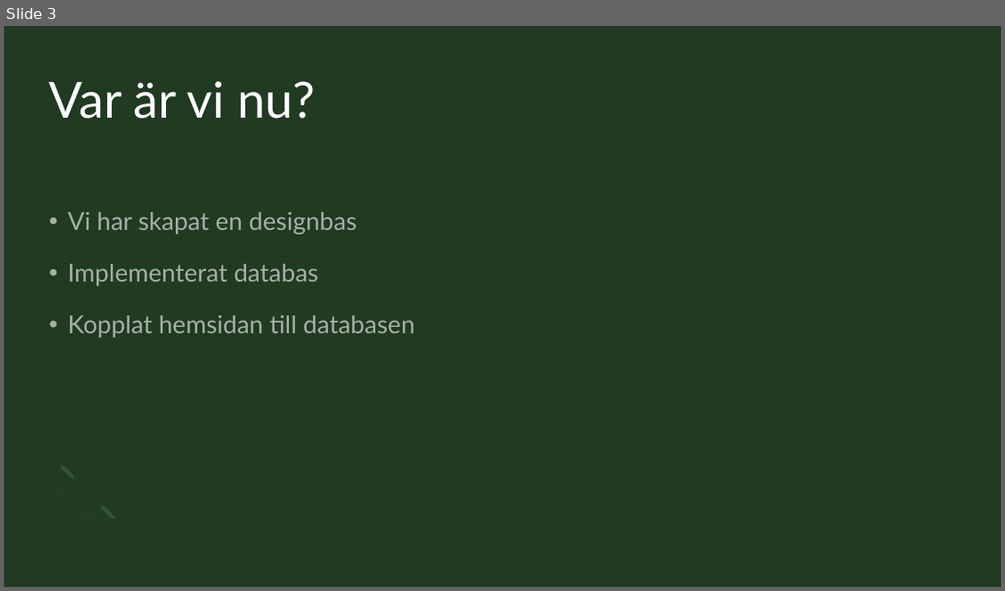
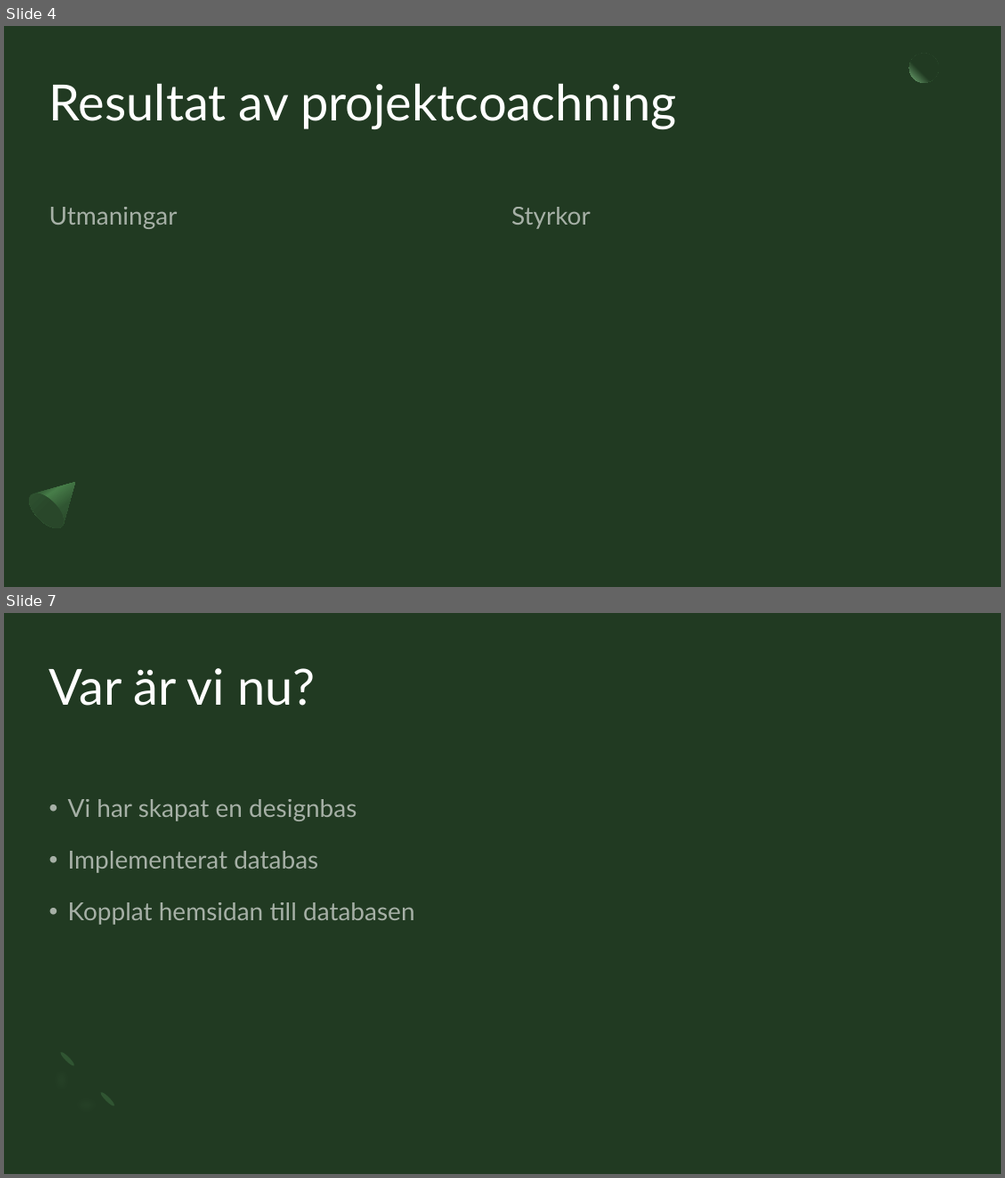
Before and after one commit to Sjofil/HASAB-IDA3, a slide deck: Delredovisning/Sustainable Forms presentation.pptx. Shown one above the other, each under a label of ours: slide 3 before the commit, slides 4 and 7 after it; the slides between them are not shown. The pictures are 1005x591 and 1005x1178 pixels, drawn with LibreOffice and Linux fonts; fonts in the diff are those of the drawing. Boxes give left, top, right and bottom in pixels: in the first picture for what was removed or moved away, otherwise in the second. Text is boxed around its words. In the diff, an @@ line names an element or a change of style, - is before the commit and + after.

```diff
--- a/Delredovisning/Sustainable Forms presentation.pptx
+++ b/Delredovisning/Sustainable Forms presentation.pptx
@@ slide 4 added at (x1=4, y1=26, x2=1001, y2=587), background #213A22 @@
@@ ellipse added at (x1=909, y1=53, x2=938, y2=82), fill gradient #213A22 to #79B37C @@
@@ title added at (x1=49, y1=83, x2=677, y2=129), 48 pt, text #FFFFFF @@
+Resultat av projektcoachning
@@ text added at (x1=49, y1=207, x2=178, y2=229), 24 pt, text #FFFFFF at 60% opacity @@
+Utmaningar
@@ text added at (x1=511, y1=207, x2=591, y2=229), 24 pt, text #FFFFFF at 60% opacity @@
+Styrkor
@@ freeform shape added at (x1=23, y1=467, x2=90, y2=534), fill gradient #305532 to #477D49 to #213A22 @@
@@ ellipse added at (x1=23, y1=487, x2=70, y2=534), fill gradient #29472A to #305532 @@
@@ what was slide 3 is now slide 7 @@
```
Also in this commit, not shown: 2 slides changed, 5 other slides added.
